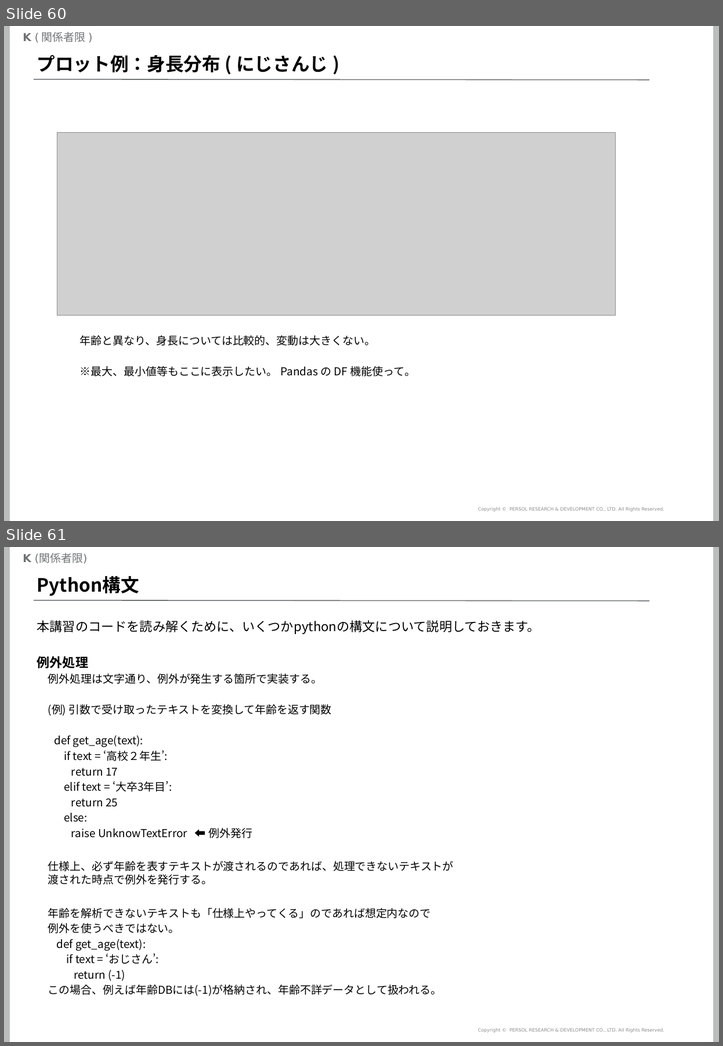
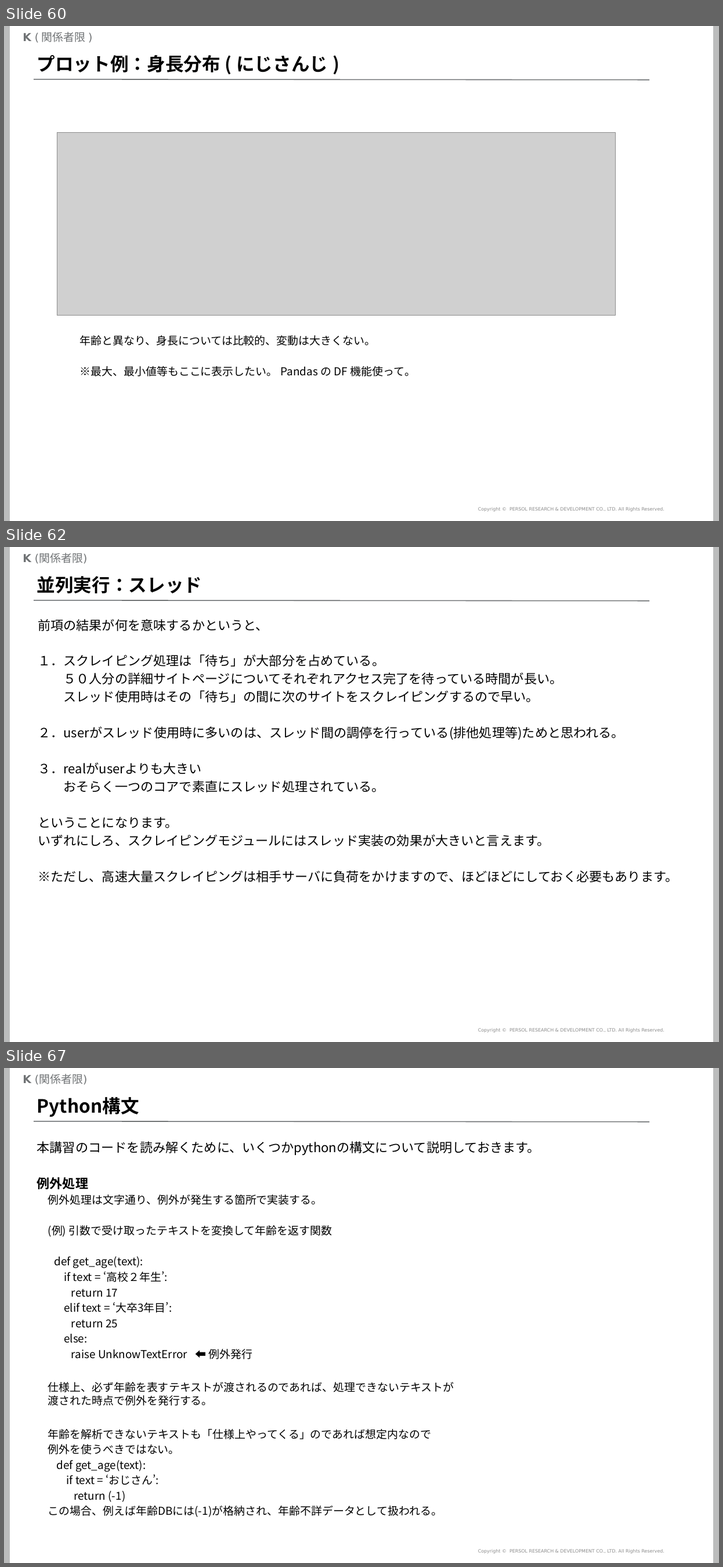
Before and after one commit to mogrodown/python_session, a slide deck: doc/python中級講座_2020.pptx. Shown one above the other, each under a label of ours: slides 60 and 61 before the commit, slides 60, 62 and 67 after it; the slides between them are not shown. The pictures are 723x1046 and 723x1567 pixels, drawn with LibreOffice and Linux fonts; fonts in the diff are those of the drawing; grey boxes stand for pictures; background and template pictures are left out. Boxes give left, top, right and bottom in pixels: in the first picture for what was removed or moved away, otherwise in the second. Text is boxed around its words. In the diff, an @@ line names an element or a change of style, - is before the commit and + after.

```diff
--- a/doc/python中級講座_2020.pptx
+++ b/doc/python中級講座_2020.pptx
@@ slide 62 added at bbox=[4, 547, 719, 1042], background #FFFFFF; not listed: 5 template elements that a slide beside it also shows @@
@@ title added at bbox=[37, 576, 202, 593], 20 pt, text #000000, bold @@
+並列実行：スレッド
@@ text added at bbox=[38, 619, 677, 882], 14 pt, text #000000 @@
+前項の結果が何を意味するかというと、
+１．スクレイピング処理は「待ち」が大部分を占めている。
+５０人分の詳細サイトページについてそれぞれアクセス完了を待っている時間が長い。
+スレッド使用時はその「待ち」の間に次のサイトをスクレイピングするので早い。
+２．userがスレッド使用時に多いのは、スレッド間の調停を行っている(排他処理等)ためと思われる。
+３．realがuserよりも大きい
+おそらく一つのコアで素直にスレッド処理されている。
+ということになります。
+いずれにしろ、スクレイピングモジュールにはスレッド実装の効果が大きいと言えます。
+※ただし、高速大量スクレイピングは相手サーバに負荷をかけますので、ほどほどにしておく必要もあります。
@@ what was slide 61 is now slide 67 @@
```
Also in this commit, not shown: 5 other slides added, 3 other files.
